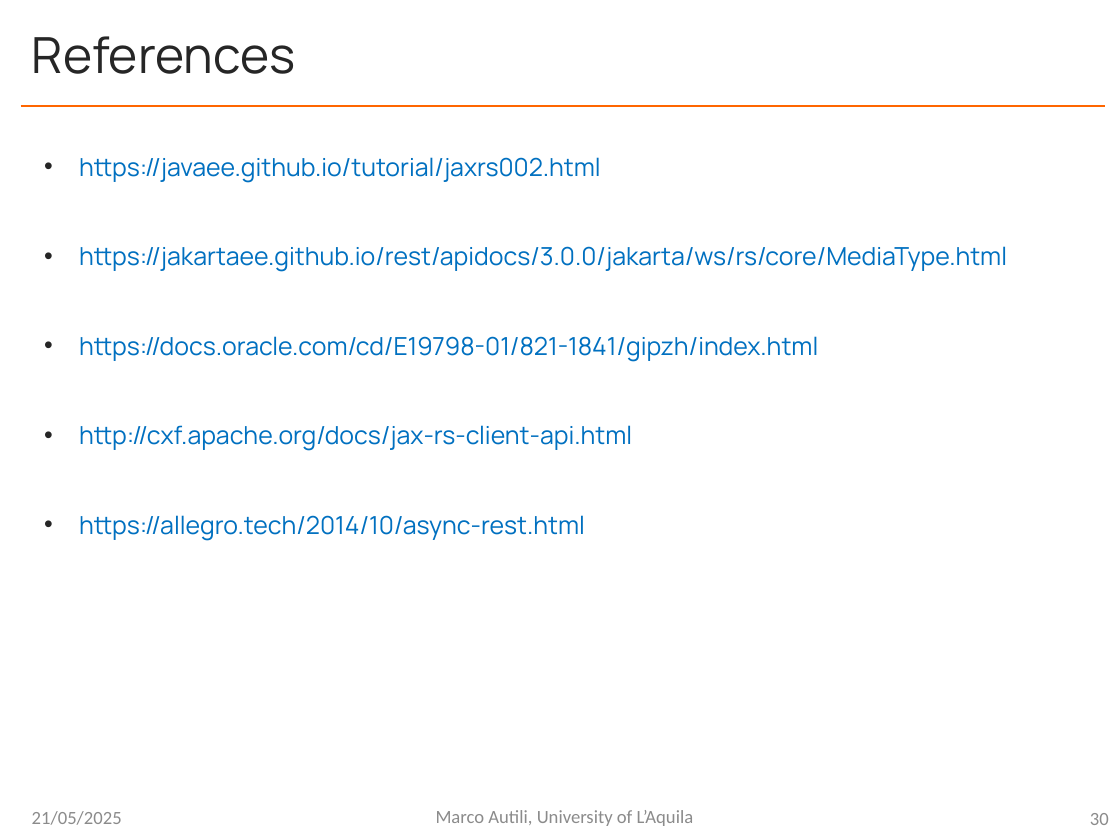
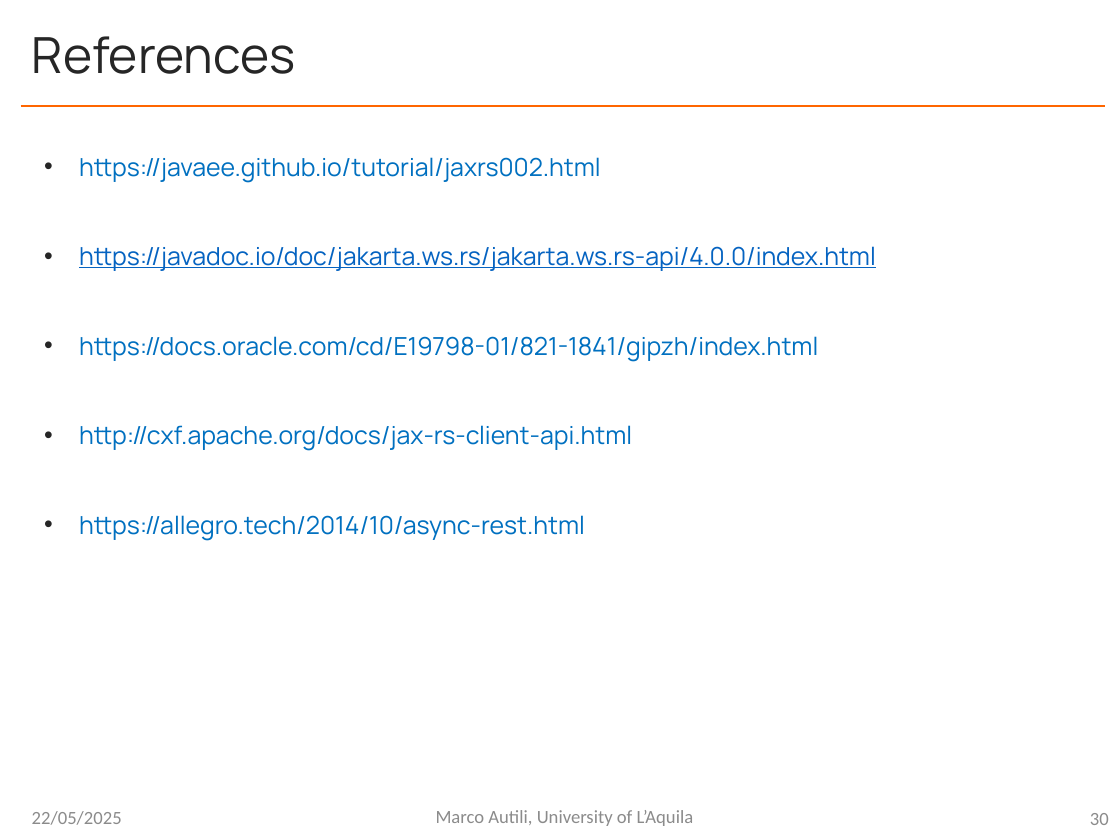
Before and after one commit to m4rylu/SOSE-projects, a slide deck: slide 30 of Midterm part 2/3_3-1 bis - Developing REST WS with Apache CXF-Maven and Asynch.pptx. Drawn at 1120x840 pixels with LibreOffice and Linux fonts; fonts in the diff are those of the drawing. Boxes give left, top, right and bottom in pixels: in the first picture for what was removed or moved away, otherwise in the second. Text is boxed around its words. In the diff, an @@ line names an element or a change of style, - is before the commit and + after.

```diff
--- a/Midterm part 2/3_3-1 bis - Developing REST WS with Apache CXF-Maven and Asynch.pptx
+++ b/Midterm part 2/3_3-1 bis - Developing REST WS with Apache CXF-Maven and Asynch.pptx
@@ text at [79,246,876,271]: text changed; text colour #0070C0 to #0563C1 @@
-• https://jakartaee.github.io/rest/apidocs/3.0.0/jakarta/ws/rs/core/MediaType.html
+• https://javadoc.io/doc/jakarta.ws.rs/jakarta.ws.rs-api/4.0.0/index.html
@@ text at [32,811,122,825]: text changed @@
-21/05/2025
+22/05/2025
```
Also in this commit, not shown: 28 other slides changed.
